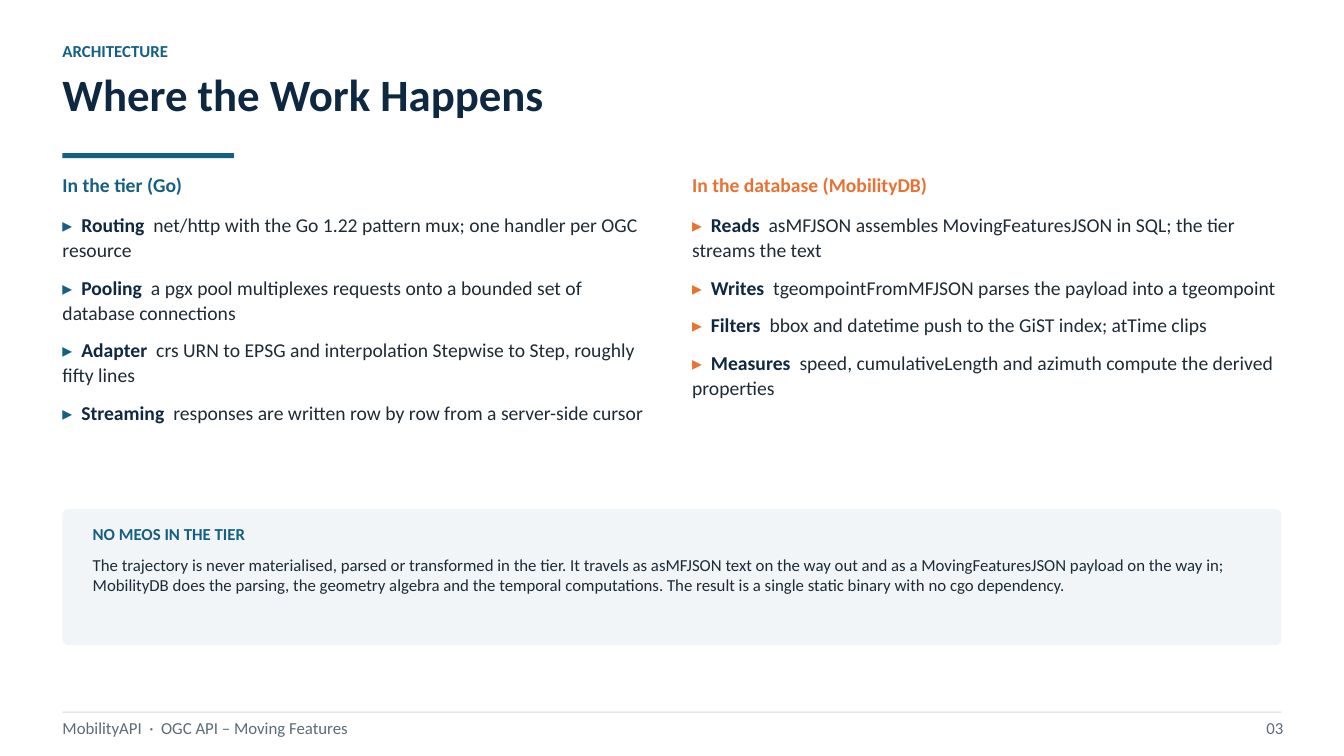
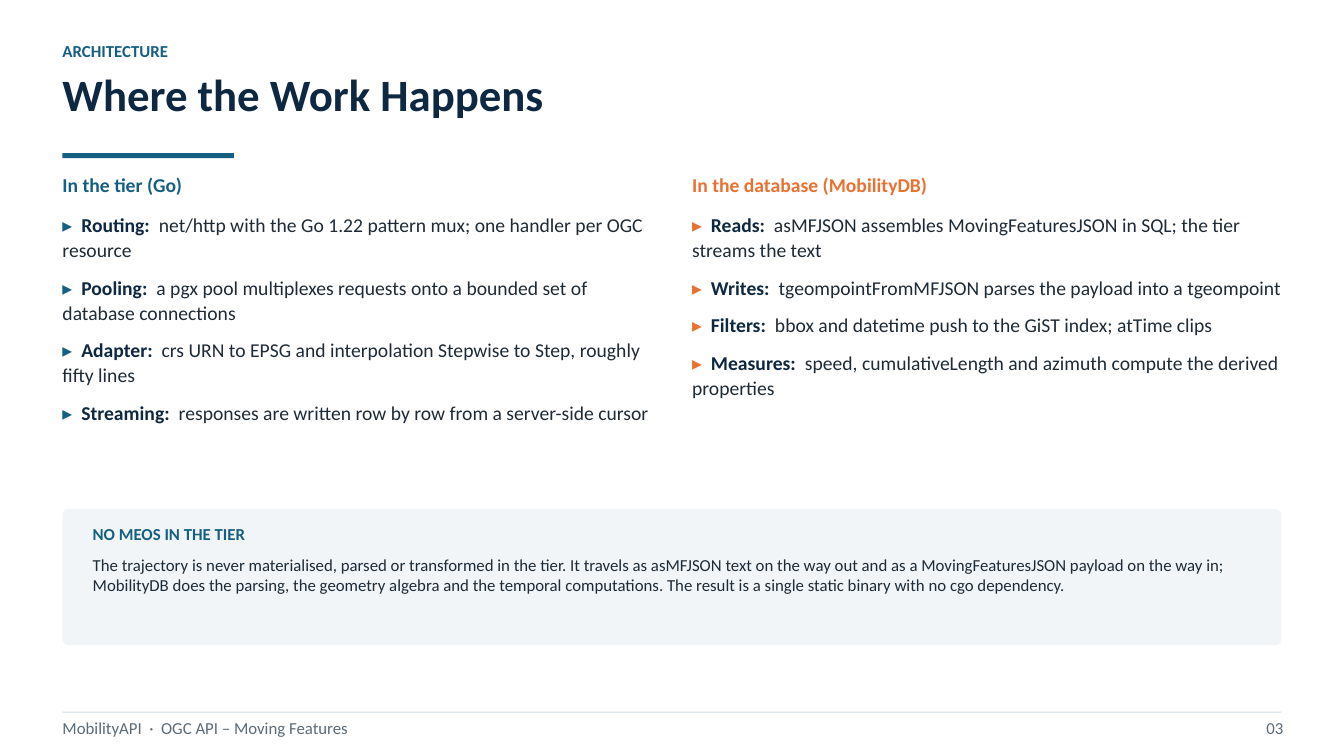
Before and after one commit to MobilityDB/MobilityAPI, a slide deck: slide 3 of MobilityAPIV5.pptx. Drawn at 1344x756 pixels with LibreOffice and Linux fonts; fonts in the diff are those of the drawing. Boxes give left, top, right and bottom in pixels: in the first picture for what was removed or moved away, otherwise in the second. Text is boxed around its words. In the diff, an @@ line names an element or a change of style, - is before the commit and + after.

```diff
--- a/MobilityAPIV5.pptx
+++ b/MobilityAPIV5.pptx
@@ text at [62,218,648,424]: text changed @@
-▸ Routing net/http with the Go 1.22 pattern mux; one handler per OGC resource
-▸ Pooling a pgx pool multiplexes requests onto a bounded set of database connections
-▸ Adapter crs URN to EPSG and interpolation Stepwise to Step, roughly fifty lines
-▸ Streaming responses are written row by row from a server-side cursor
+▸ Routing: net/http with the Go 1.22 pattern mux; one handler per OGC resource
+▸ Pooling: a pgx pool multiplexes requests onto a bounded set of database connections
+▸ Adapter: crs URN to EPSG and interpolation Stepwise to Step, roughly fifty lines
+▸ Streaming: responses are written row by row from a server-side cursor
@@ text at [692,218,1280,398]: text changed @@
-▸ Reads asMFJSON assembles MovingFeaturesJSON in SQL; the tier streams the text
-▸ Writes tgeompointFromMFJSON parses the payload into a tgeompoint
-▸ Filters bbox and datetime push to the GiST index; atTime clips
-▸ Measures speed, cumulativeLength and azimuth compute the derived properties
+▸ Reads: asMFJSON assembles MovingFeaturesJSON in SQL; the tier streams the text
+▸ Writes: tgeompointFromMFJSON parses the payload into a tgeompoint
+▸ Filters: bbox and datetime push to the GiST index; atTime clips
+▸ Measures: speed, cumulativeLength and azimuth compute the derived properties
```
Also in this commit, not shown: 14 other slides changed, 1 other file.
